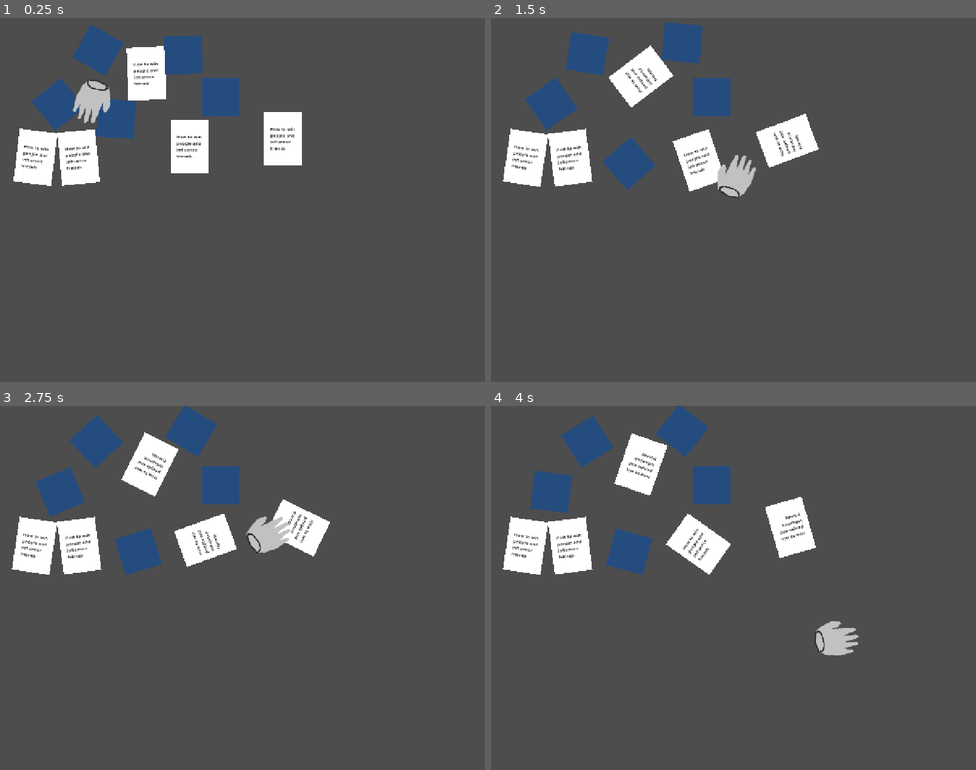
Above: before the commit, frames 1-4 (two rows, left to right).
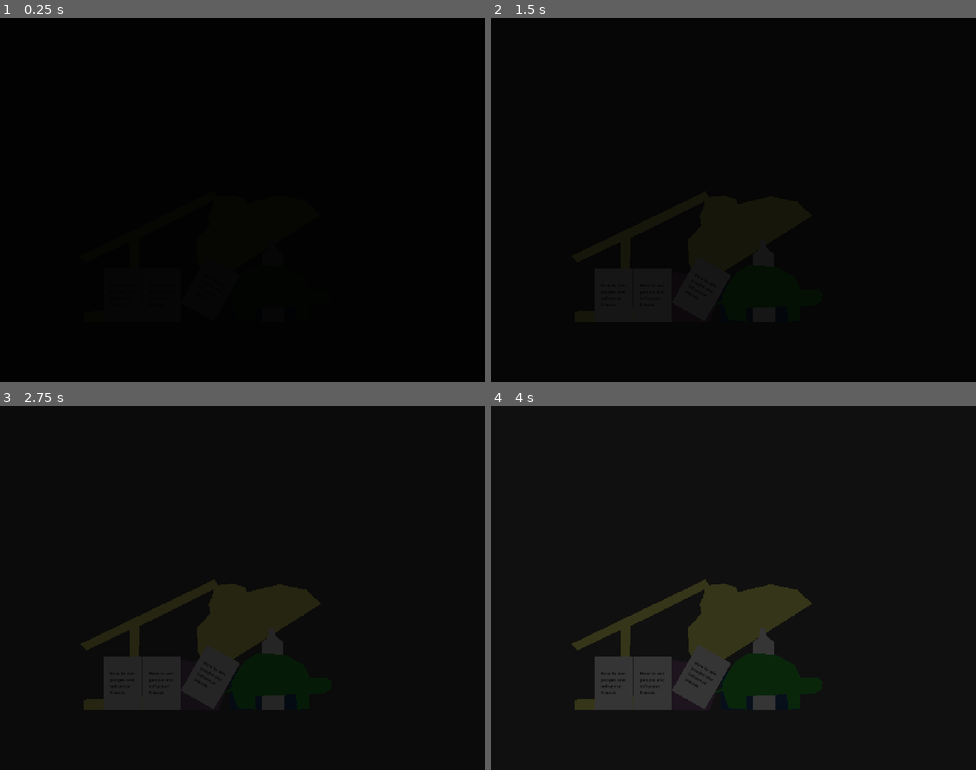
Above: after the commit, the same moments.

Repository: tom-frantz/gmtk-2026
Game: Godot game, scene res://scenes/minigames/alarm_clock_v2.tscn
The game is run twice, just before and just after one commit, with the same random seed, the same clock (stepped at 60 frames per second) and the same inputs. Before the commit the project starts from res://scenes/minigames/minigame_alarm_clock.tscn.
Inputs (mouse positions are in pixels of both pictures, inside the frame that each line leads up to):
- Up to frame 1 (0.25 s): no input
- Up to frame 2 (1.5 s): move the mouse to (840, 181) at 0.52 s; click (840, 181) at 0.67 s; move the mouse to (636, 218) at 1.27 s; click (636, 218) at 1.42 s
- Up to frame 3 (2.75 s): move the mouse to (291, 507) at 2.02 s; click (291, 507) at 2.17 s
- Up to frame 4 (4 s): move the mouse to (709, 660) at 2.77 s; click (709, 660) at 2.92 s; move the mouse to (879, 642) at 3.52 s; click (879, 642) at 3.67 s

The runs differ from the first frame. In frame 1, 100% of the frame differs, in the area x 0-100%, y 0-100%; in frame 2, 100%; in frame 3, 100%; in frame 4, 97%.

Commit message:
feet: basic bedroom scene

Diff:
--- a/project.godot
+++ b/project.godot
@@ -11,7 +11,7 @@
 [application]
 
 config/name="gmtk_2026"
-run/main_scene="uid://cemsrqn8m8s70"
+run/main_scene="uid://bjshllulgdm5w"
 config/features=PackedStringArray("4.7", "GL Compatibility")
 config/icon="res://icon.svg"
 
--- /dev/null
+++ b/scenes/common/bedroom_items/drink_bottle.tscn
@@ -0,0 +1,15 @@
+[gd_scene format=3 uid="uid://b5ul1fq7wxrrf"]
+
+[ext_resource type="Script" uid="uid://beuy1i08e2uuk" path="res://scripts/grabbable.gd" id="1_sh54x"]
+
+[node name="DrinkBottle" type="RigidBody2D" unique_id=252755264]
+script = ExtResource("1_sh54x")
+metadata/_custom_type_script = "uid://beuy1i08e2uuk"
+
+[node name="Polygon2D" type="Polygon2D" parent="." unique_id=1805049460]
+position = Vector2(29, 5)
+polygon = PackedVector2Array(-57, 81, -58, -95, -38, -111, -38, -133, -24, -133, -20, -112, 0, -96, 2, 81)
+
+[node name="Polygon2D2" type="CollisionPolygon2D" parent="." unique_id=1652756962]
+position = Vector2(29, 5)
+polygon = PackedVector2Array(-57, 81, -58, -95, -38, -111, -38, -133, -24, -133, -20, -112, 0, -96, 2, 81)
--- /dev/null
+++ b/scenes/common/bedroom_items/lamp.tscn
@@ -0,0 +1,20 @@
+[gd_scene format=3 uid="uid://cttt3tjrgn1ha"]
+
+[ext_resource type="Script" uid="uid://beuy1i08e2uuk" path="res://scripts/grabbable.gd" id="1_gsm3e"]
+
+[node name="Lamp" type="RigidBody2D" unique_id=708644396]
+center_of_mass_mode = 1
+center_of_mass = Vector2(-40, 280)
+script = ExtResource("1_gsm3e")
+metadata/_custom_type_script = "uid://beuy1i08e2uuk"
+
+[node name="Collision" type="CollisionPolygon2D" parent="." unique_id=1881542929]
+position = Vector2(-1, -54)
+scale = Vector2(0.4, 0.4)
+polygon = PackedVector2Array(-70, 264, -68, -164, -358, -28, -400, -70, 492, -490, 514, -450, 614, -460, 692, -436, 706, -404, 920, -454, 1100, -414, 1192, -322, 437, 145, 376, -20, 373, -170, 461, -265, 450, -332, 476, -372, 486, -424, -6, -186, -20, 256, 48, 300, 296, 296, 290, 366, -380, 360, -384, 296, -120, 296)
+
+[node name="Polygon2D" type="Polygon2D" parent="." unique_id=321772739]
+position = Vector2(-1, -54)
+scale = Vector2(0.4, 0.4)
+color = Color(1, 1, 0.46666667, 1)
+polygon = PackedVector2Array(-70, 264, -68, -164, -358, -28, -400, -70, 492, -490, 514, -450, 614, -460, 692, -436, 706, -404, 920, -454, 1100, -414, 1192, -322, 437, 145, 376, -20, 373, -170, 461, -265, 450, -332, 476, -372, 486, -424, -6, -186, -20, 256, 48, 300, 296, 296, 290, 366, -380, 360, -384, 296, -120, 296)
--- /dev/null
+++ b/scenes/common/bedroom_items/potplant.tscn
@@ -0,0 +1,15 @@
+[gd_scene format=3 uid="uid://3gnqde2xu428"]
+
+[ext_resource type="Script" uid="uid://beuy1i08e2uuk" path="res://scripts/grabbable.gd" id="1_vyb2t"]
+
+[node name="Potplant" type="RigidBody2D" unique_id=1338718467]
+script = ExtResource("1_vyb2t")
+metadata/_custom_type_script = "uid://beuy1i08e2uuk"
+
+[node name="CollisionPolygon2D" type="CollisionPolygon2D" parent="." unique_id=600495819]
+polygon = PackedVector2Array(47, 65, -52, 68, -82, -59, 87, -60)
+
+[node name="Polygon2D" type="Polygon2D" parent="." unique_id=897753049]
+color = Color(0.5568628, 0.37254903, 0.57254905, 1)
+polygon = PackedVector2Array(-82, -61, -53, 69, 47, 68, 89, -60)
+uv = PackedVector2Array(-96.75, -55.5, -47.25, 22.5, 24.75, 23, 47.75, -59)
--- /dev/null
+++ b/scenes/common/bedroom_items/soft_toy.tscn
@@ -0,0 +1,14 @@
+[gd_scene format=3 uid="uid://dg6i4mlw8jcg4"]
+
+[ext_resource type="Script" uid="uid://beuy1i08e2uuk" path="res://scripts/grabbable.gd" id="1_bmyjq"]
+
+[node name="SoftToy" type="RigidBody2D" unique_id=383912693]
+script = ExtResource("1_bmyjq")
+metadata/_custom_type_script = "uid://beuy1i08e2uuk"
+
+[node name="Collider" type="CollisionPolygon2D" parent="." unique_id=682270454]
+polygon = PackedVector2Array(-100, 63, -53, 68, -54, 33, 54, 32, 57, 72, 89, 72, 91, 34, 131, 31, 146, 23, 150, 2, 138, -10, 113, -10, 93, -10, 78, -45, 26, -75, -46, -79, -78, -59, -96, -35, -114, -4, -114, 8, -138, 22, -114, 18)
+
+[node name="Polygon2D" type="Polygon2D" parent="." unique_id=958181576]
+color = Color(0.1764706, 0.72156864, 0.20392157, 1)
+polygon = PackedVector2Array(-100, 63, -53, 68, -54, 33, 54, 32, 57, 72, 89, 72, 91, 34, 131, 31, 146, 23, 150, 2, 138, -10, 113, -10, 93, -10, 78, -45, 26, -75, -46, -79, -78, -59, -96, -35, -114, -4, -114, 8, -138, 22, -114, 18)
--- /dev/null
+++ b/scenes/common/black_fade/fade.gd
@@ -0,0 +1,21 @@
+extends Polygon2D
+
+var current_time = 0.0;
+# The time for the max fade
+var TIME_TO_COMPLETE: float = 10.0
+var OPACITY_START = 0.99
+var OPACITY_END = 0.5
+
+
+
+# Called when the node enters the scene tree for the first time.
+func _ready() -> void:
+	pass # Replace with function body.
+
+
+# Called every frame. 'delta' is the elapsed time since the previous frame.
+func _process(delta: float) -> void:
+	current_time += delta
+	var lerp = clamp(current_time / TIME_TO_COMPLETE, 0.0, 1.0)
+	var opacity = OPACITY_START + (lerp * (OPACITY_END - OPACITY_START))
+	color.a = opacity
--- /dev/null
+++ b/scenes/common/black_fade/fade.tscn
@@ -0,0 +1,10 @@
+[gd_scene format=3 uid="uid://641f7qyvxmq6"]
+
+[ext_resource type="Script" uid="uid://boraquxl7bh1b" path="res://scenes/common/black_fade/fade.gd" id="1_n2v3r"]
+
+[node name="Fade" type="Node2D" unique_id=1555448231]
+
+[node name="Polygon2D" type="Polygon2D" parent="." unique_id=1290611741]
+color = Color(0, 0, 0, 0.9411765)
+polygon = PackedVector2Array(-25, 982, -18, -28, 1366, -37, 1398, 1051)
+script = ExtResource("1_n2v3r")
--- a/scenes/common/clock.tscn
+++ b/scenes/common/clock.tscn
@@ -5,9 +5,9 @@
 [sub_resource type="CanvasItemMaterial" id="CanvasItemMaterial_7wvbd"]
 
 [sub_resource type="RectangleShape2D" id="RectangleShape2D_2hxnw"]
-size = Vector2(100, 100)
+size = Vector2(200, 100)
 
-[node name="Clock" type="RigidBody2D" unique_id=2083303648]
+[node name="AlarmClock" type="RigidBody2D" unique_id=2083303648]
 script = ExtResource("1_e8s61")
 metadata/_custom_type_script = "uid://beuy1i08e2uuk"
 
@@ -15,8 +15,15 @@
 
 [node name="Shape" type="Polygon2D" parent="." unique_id=863184281]
 color = Color(0.14509805, 0.29803923, 0.49803922, 1)
-polygon = PackedVector2Array(-50, -50, 50, -50, 50, 50, -50, 50)
+polygon = PackedVector2Array(-100, -50, 100, -50, 100, 50, -100, 50)
 
 [node name="CollisionShape2D" type="CollisionShape2D" parent="." unique_id=384230936]
 material = SubResource("CanvasItemMaterial_7wvbd")
 shape = SubResource("RectangleShape2D_2hxnw")
+
+[node name="Label" type="Label" parent="." unique_id=1354107949]
+offset_left = -52.0
+offset_top = -23.0
+offset_right = 38.0
+theme_override_font_sizes/font_size = 23
+text = "Alarm clock"
--- /dev/null
+++ b/scenes/minigames/alarm_clock_v2.tscn
@@ -0,0 +1,59 @@
+[gd_scene format=3 uid="uid://bjshllulgdm5w"]
+
+[ext_resource type="Script" uid="uid://dhu2fprfu1gr2" path="res://scenes/minigames/alarm_clock_v_2.gd" id="1_b4a7q"]
+[ext_resource type="PackedScene" uid="uid://bjjtq2vw6hbve" path="res://scenes/common/book.tscn" id="1_osom8"]
+[ext_resource type="PackedScene" uid="uid://cko3vempsnu2i" path="res://scenes/common/clock.tscn" id="2_b4a7q"]
+[ext_resource type="PackedScene" uid="uid://3gnqde2xu428" path="res://scenes/common/bedroom_items/potplant.tscn" id="2_pmya3"]
+[ext_resource type="PackedScene" uid="uid://b5ul1fq7wxrrf" path="res://scenes/common/bedroom_items/drink_bottle.tscn" id="4_i0qkf"]
+[ext_resource type="PackedScene" uid="uid://dg6i4mlw8jcg4" path="res://scenes/common/bedroom_items/soft_toy.tscn" id="5_8xncq"]
+[ext_resource type="PackedScene" uid="uid://cttt3tjrgn1ha" path="res://scenes/common/bedroom_items/lamp.tscn" id="7_d3c1w"]
+[ext_resource type="PackedScene" uid="uid://641f7qyvxmq6" path="res://scenes/common/black_fade/fade.tscn" id="8_k7hma"]
+
+[sub_resource type="WorldBoundaryShape2D" id="WorldBoundaryShape2D_2hxnw"]
+
+[node name="AlarmClockV2" type="Node2D" unique_id=1372677269]
+script = ExtResource("1_b4a7q")
+
+[node name="Floor" type="StaticBody2D" parent="." unique_id=1738527874]
+position = Vector2(500, 800)
+collision_layer = 16777215
+collision_mask = 16777215
+
+[node name="CollisionShape2D" type="CollisionShape2D" parent="Floor" unique_id=302233046]
+shape = SubResource("WorldBoundaryShape2D_2hxnw")
+debug_color = Color(0, 0.6, 0.69803923, 0.7137255)
+
+[node name="AlarmClock" parent="." unique_id=2083303648 instance=ExtResource("2_b4a7q")]
+position = Vector2(706, 765)
+collision_layer = 4
+collision_mask = 4
+
+[node name="Lamp" parent="." unique_id=708644396 instance=ExtResource("7_d3c1w")]
+position = Vector2(374, 709)
+collision_layer = 4
+collision_mask = 4
+
+[node name="Potplant" parent="." unique_id=941695830 instance=ExtResource("2_pmya3")]
+position = Vector2(532, 740)
+collision_layer = 2
+collision_mask = 2
+
+[node name="DrinkBottle" parent="." unique_id=252755264 instance=ExtResource("4_i0qkf")]
+position = Vector2(719, 723)
+collision_layer = 2
+collision_mask = 2
+
+[node name="Book" parent="." unique_id=211434881 instance=ExtResource("1_osom8")]
+position = Vector2(324, 749)
+
+[node name="SoftToy" parent="." unique_id=383912693 instance=ExtResource("5_8xncq")]
+position = Vector2(718, 753)
+
+[node name="Book3" parent="." unique_id=360374397 instance=ExtResource("1_osom8")]
+position = Vector2(428, 749)
+
+[node name="Book4" parent="." unique_id=409632918 instance=ExtResource("1_osom8")]
+position = Vector2(562, 732)
+rotation = 0.49392816
+
+[node name="FadeIn" parent="." unique_id=1555448231 instance=ExtResource("8_k7hma")]
--- /dev/null
+++ b/scenes/minigames/alarm_clock_v_2.gd
@@ -0,0 +1,13 @@
+extends Node2D
+
+
+# Called when the node enters the scene tree for the first time.
+func _ready() -> void:
+	PhysicsServer2D.area_set_param(get_viewport().find_world_2d().space, PhysicsServer2D.AREA_PARAM_GRAVITY, 981) # Sets new gravity magnitude
+	PhysicsServer2D.area_set_param(get_viewport().find_world_2d().space, PhysicsServer2D.AREA_PARAM_GRAVITY_VECTOR, Vector2(0, 1)) # Sets downward gravity
+
+
+
+# Called every frame. 'delta' is the elapsed time since the previous frame.
+func _process(delta: float) -> void:
+	pass
--- a/scenes/minigames/minigame_alarm_clock.tscn
+++ b/scenes/minigames/minigame_alarm_clock.tscn
@@ -25,6 +25,7 @@
 linear_damp = 20.255
 
 [node name="CollisionShape2D" type="CollisionShape2D" parent="Area2D" unique_id=424607036]
+visible = false
 shape = SubResource("RectangleShape2D_us37y")
 
 [node name="Clock" parent="." unique_id=270724650 instance=ExtResource("2_1sq20")]
@@ -74,3 +75,7 @@
 
 [node name="Hand2" parent="." unique_id=313986736 instance=ExtResource("3_8rhwm")]
 position = Vector2(27, 15)
+
+[node name="StaticBody2D" type="StaticBody2D" parent="." unique_id=642977121]
+
+[node name="CollisionShape2D" type="CollisionShape2D" parent="StaticBody2D" unique_id=658171749]
Not shown, added: scenes/common/black_fade/fade.gd.uid
Not shown, added: scenes/minigames/alarm_clock_v_2.gd.uid
